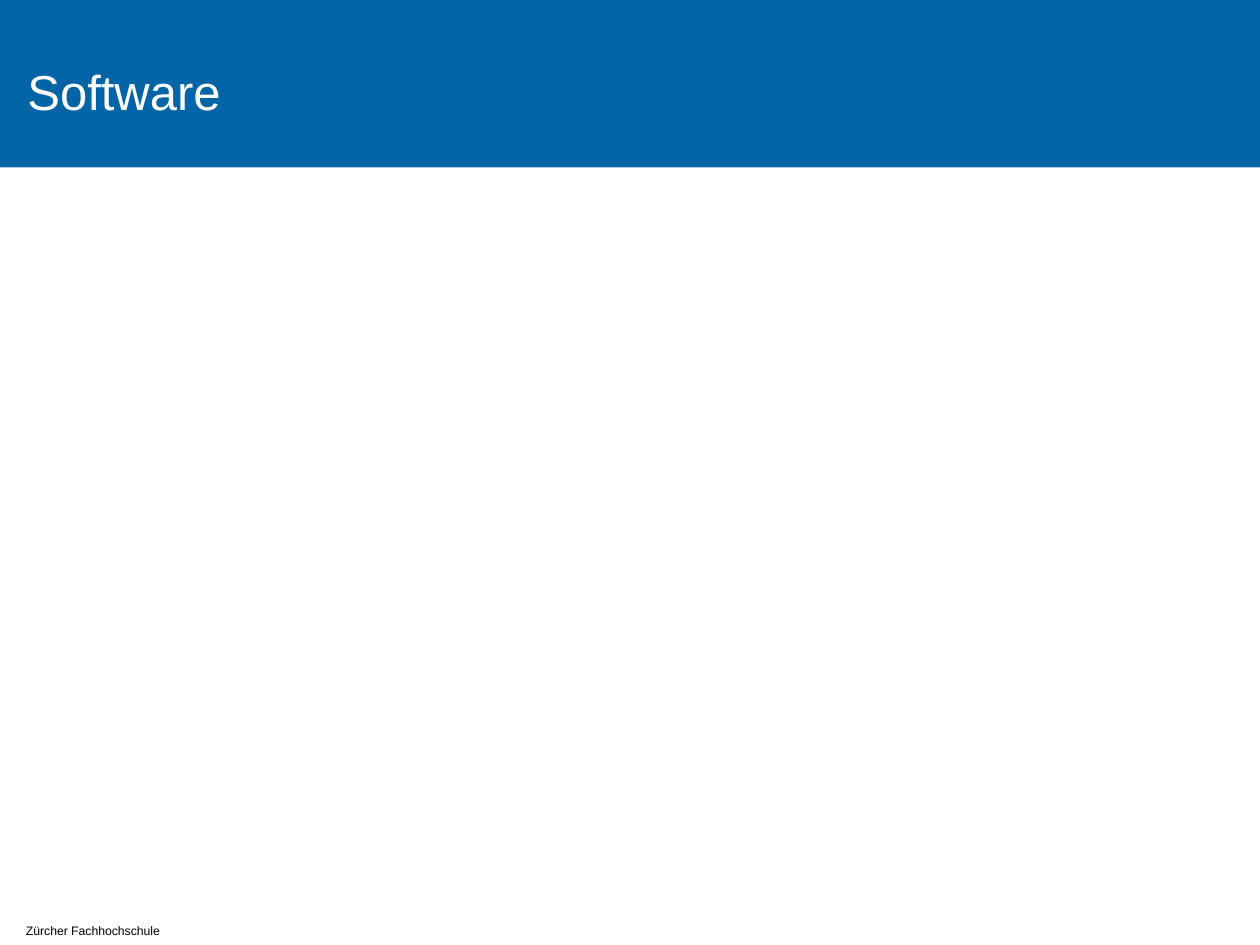
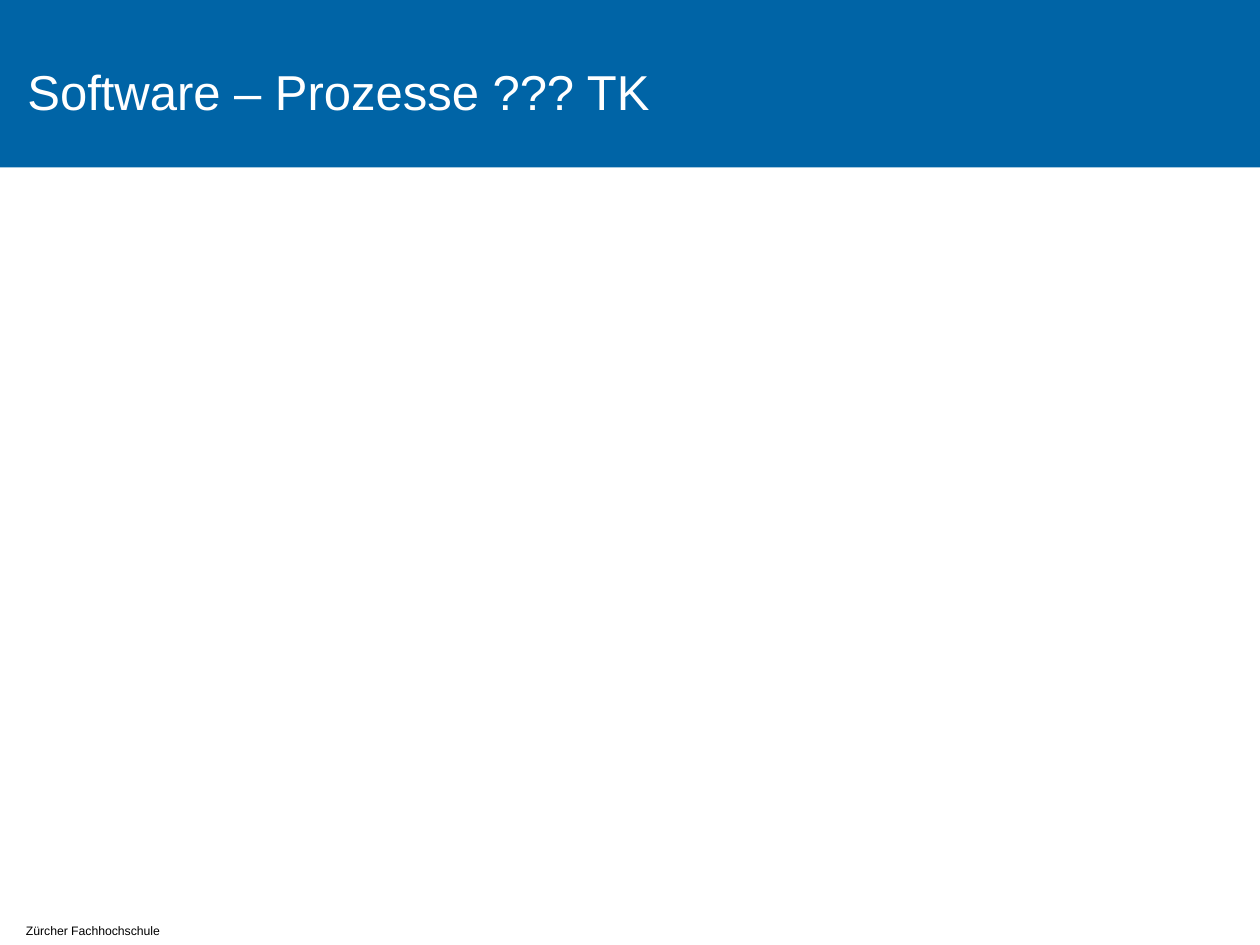
Before and after one commit to tokeller/WeKeBA, a slide deck: slide 13 of 9001_Praesentation/Praesentation.pptx (slide 6 before the commit). Drawn at 1260x945 pixels with LibreOffice and Linux fonts; fonts in the diff are those of the drawing; background and template pictures are left out. Boxes give left, top, right and bottom in pixels: in the first picture for what was removed or moved away, otherwise in the second. Text is boxed around its words. In the diff, an @@ line names an element or a change of style, - is before the commit and + after.

```diff
--- a/9001_Praesentation/Praesentation.pptx
+++ b/9001_Praesentation/Praesentation.pptx
@@ title at box(27, 74, 650, 111): text changed @@
-Software
+Software – Prozesse ??? TK
```
Also in this commit, not shown: 1 other slide changed, 13 slides added, 2 slides removed, 3 other files.
